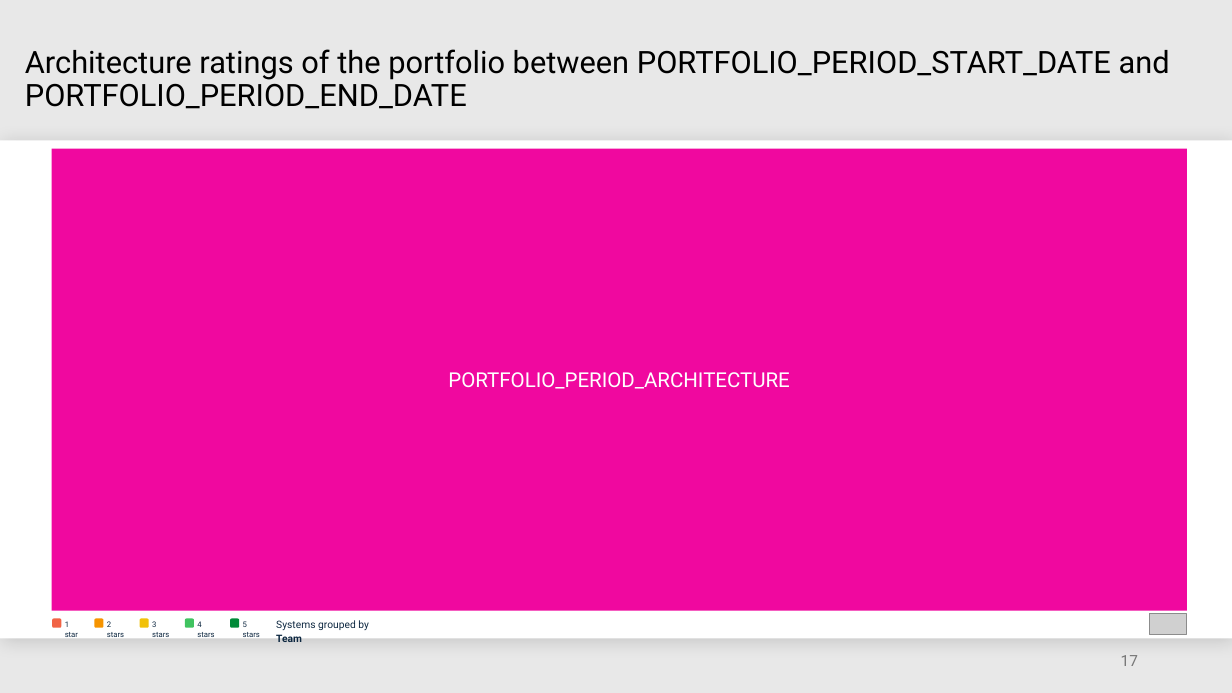
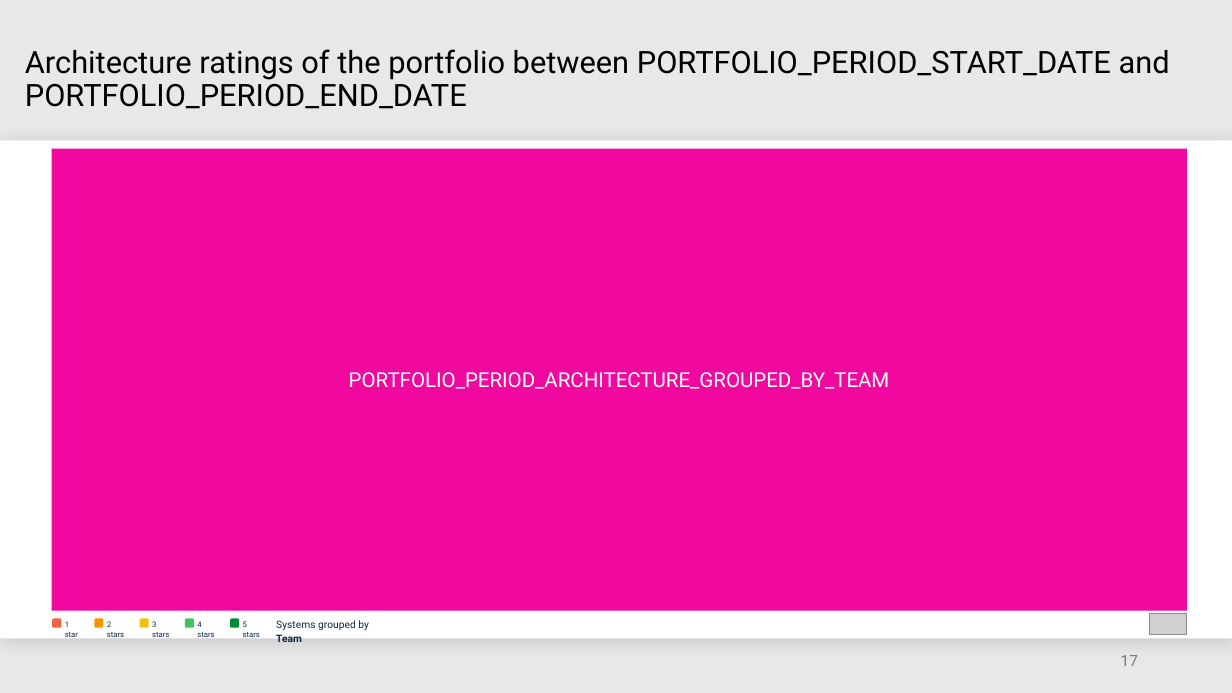
Before and after one commit to mardibiase/sigrid-integrations, a slide deck: slide 17 of report-generator/src/report_generator/presets/templates/portfolio-overview.pptx. Drawn at 1232x693 pixels with LibreOffice and Linux fonts; fonts in the diff are those of the drawing; grey boxes stand for pictures. Boxes give left, top, right and bottom in pixels: in the first picture for what was removed or moved away, otherwise in the second. Text is boxed around its words. In the diff, an @@ line names an element or a change of style, - is before the commit and + after.

```diff
--- a/report-generator/src/report_generator/presets/templates/portfolio-overview.pptx
+++ b/report-generator/src/report_generator/presets/templates/portfolio-overview.pptx
@@ text in rectangle at box(349, 372, 890, 389): text changed @@
-PORTFOLIO_PERIOD_ARCHITECTURE
+PORTFOLIO_PERIOD_ARCHITECTURE_GROUPED_BY_TEAM
```
Also in this commit, not shown: 8 other slides changed.
